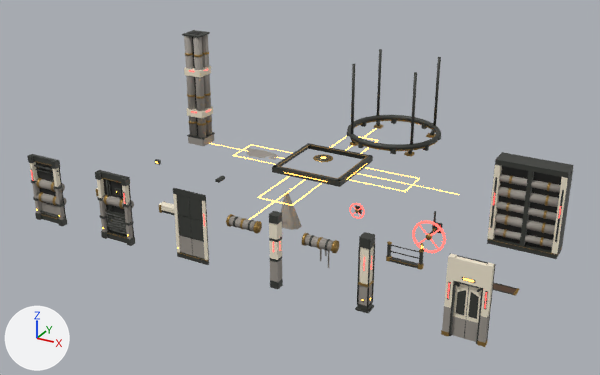
What one commit did to the glTF model tools/model_viewer/kit_ruins_b2.glb.
One viewpoint serves both versions: a 50 mm lens placed at (21.3, -31.5, 21.3), pointed at (-1.5, 9.9, 0.6). The axes (+X, +Y, +Z) are drawn at lower left. The lights are the same throughout. The picture after the commit comes second. Vertices at exactly the same position are counted once.

The first picture shows 'b2_corner', 'b2_door', 'b2_pillar', 'b2_pipe_drip', 'b2_pipecluster', 'b2_pipewall', 'b2_seal_dais', 'b2_seal_ring', 'b2_steam', 'b2_wall', 'b2_wall_flat', 'b2_wall_vent' and 8 more.
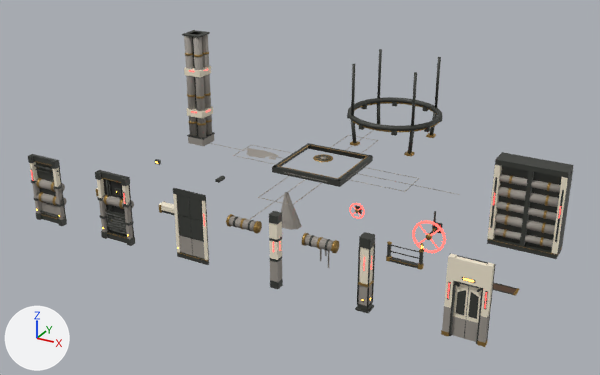
Boxes (x1, y1, x2, y2) around the edits, measured in the pictures (600 x 375 px; the box of a moved part takes in the faces that stretch with it):
'b2_seal_ring', reshaped: before (347, 49, 441, 156); after (347, 49, 442, 156)
part 1 of me_b2_seal_dais, recoloured: (209, 130, 460, 220) in both
part 2 of me_b2_seal_ring, moved or reshaped: before (347, 115, 441, 150); after (348, 97, 442, 131)
part 3 of me_b2_seal_ring, moved or reshaped: before (391, 119, 397, 124); after (392, 102, 397, 107)
part 4 of me_b2_seal_ring, moved or reshaped: before (358, 143, 364, 148); after (359, 124, 365, 130)
part 5 of me_b2_seal_ring, moved or reshaped: before (390, 149, 396, 154); after (391, 130, 397, 136)
part 6 of me_b2_seal_ring, moved or reshaped: before (423, 145, 429, 151); after (424, 127, 430, 132)
part 7 of me_b2_seal_ring, moved or reshaped: before (349, 120, 438, 151); after (352, 102, 440, 132)
part 8 of me_b2_seal_ring, moved or reshaped: before (350, 64, 356, 143); after (351, 64, 357, 143)
part 9 of me_b2_seal_ring, moved or reshaped: before (376, 50, 382, 126); after (377, 50, 382, 124)
part 10 of me_b2_seal_ring, moved or reshaped: (408, 73, 417, 154) in both
part 11 of me_b2_seal_ring, moved or reshaped: before (430, 57, 441, 135); after (429, 57, 441, 135)

Patch to the scene script:
```diff
--- a/tools/model_viewer/kit_ruins_b2.glb.py
+++ b/tools/model_viewer/kit_ruins_b2.glb.py
@@ mat_circuit @@
+mat_circuit = principled_material('circuit')
+mat_circuit.base_color = (0.323, 0.296, 0.262)  # grey #9a948c
+mat_circuit.roughness = 0.7
@@ me_b2_seal_dais @@
 me_b2_seal_dais.from_pydata(...)  # 408 vertices, 724 faces; spans x -9.6..9.6, y -9.6..9.6, z 0.0..0.7
 # used by ob_b2_seal_dais; location = (-2.5, 15.0, 0.0)
+# me_b2_seal_dais part 1: all 300 faces that had it switch from mat_amber (orange #ffbc52, glowing orange #ffbc52) to mat_circuit (grey #9a948c)
 me_b2_seal_dais.materials.append(mat_graphite)
@@ me_b2_seal_ring @@
 # used by ob_b2_seal_ring; location = (2.5, 15.0, 0.0)
-me_b2_seal_ring.from_pydata(...)  # 956 vertices, 1796 faces; spans x -2.95..2.95, y -2.95..2.95, z 2.76..8.0
+me_b2_seal_ring.from_pydata(...)  # 956 vertices, 1796 faces; spans x -2.95..2.95, y -2.95..2.95, z 2.79..8.0
+# me_b2_seal_ring part 2: the loose piece of 328 vertices spanning x -2.95..2.95, y -2.95..2.95, z 3.25..3.55 is moved by (0.0, 0.0, 1.2)
+# me_b2_seal_ring part 3: the loose piece of 16 vertices spanning x -1.22..-0.92, y 2.44..2.74, z 3.0..3.3 is moved by (0.0, 0.0, 1.2)
+# me_b2_seal_ring part 4: the loose piece of 16 vertices spanning x -1.22..-0.92, y -2.74..-2.44, z 3.0..3.3 is moved by (0.0, 0.0, 1.2)
+# me_b2_seal_ring part 5: the loose piece of 16 vertices spanning x 0.92..1.22, y -2.74..-2.44, z 3.0..3.3 is moved by (0.0, 0.0, 1.2)
+# me_b2_seal_ring part 6: the loose piece of 16 vertices spanning x 2.44..2.74, y -1.22..-0.92, z 3.0..3.3 is moved by (0.0, 0.0, 1.2)
+# me_b2_seal_ring part 7: the loose piece of 244 vertices spanning x -2.85..2.85, y -2.85..2.85, z 3.14..3.26 is moved by (0.0, 0.0, 1.2)
+# me_b2_seal_ring part 8: 24 of 956 vertices moved; they spanned x -2.09..-1.73, y -2.09..-1.73, z 2.76..3.5 and now span x -2.1..-1.73, y -2.1..-1.73, z 2.79..4.7; mean shift (0.0, 0.0, 0.8); largest move (-2.02, -2.09, 3.26) -> (-1.94, -2.1, 4.49)
+# me_b2_seal_ring part 9: 24 of 956 vertices moved; they spanned x -2.09..-1.73, y 1.73..2.09, z 2.76..3.5 and now span x -2.1..-1.73, y 1.73..2.1, z 2.79..4.7; mean shift (0.0, 0.0, 0.8); largest move (-2.09, 2.02, 3.26) -> (-1.94, 1.87, 4.51)
+# me_b2_seal_ring part 10: 24 of 956 vertices moved; they spanned x 1.73..2.09, y -2.09..-1.73, z 2.76..3.5 and now span x 1.73..2.1, y -2.1..-1.73, z 2.79..4.7; mean shift (0.0, 0.0, 0.8); largest move (2.02, -2.09, 3.26) -> (1.94, -2.1, 4.49)
+# me_b2_seal_ring part 11: 24 of 956 vertices moved; they spanned x 1.73..2.09, y 1.73..2.09, z 2.76..3.5 and now span x 1.73..2.1, y 1.73..2.1, z 2.79..4.7; mean shift (0.0, 0.0, 0.8); largest move (2.09, 2.02, 3.26) -> (1.94, 1.87, 4.51)
+# other edits to the shape of me_b2_seal_ring do not show in these pictures
 me_b2_seal_ring.materials.append(mat_graphite)
```
